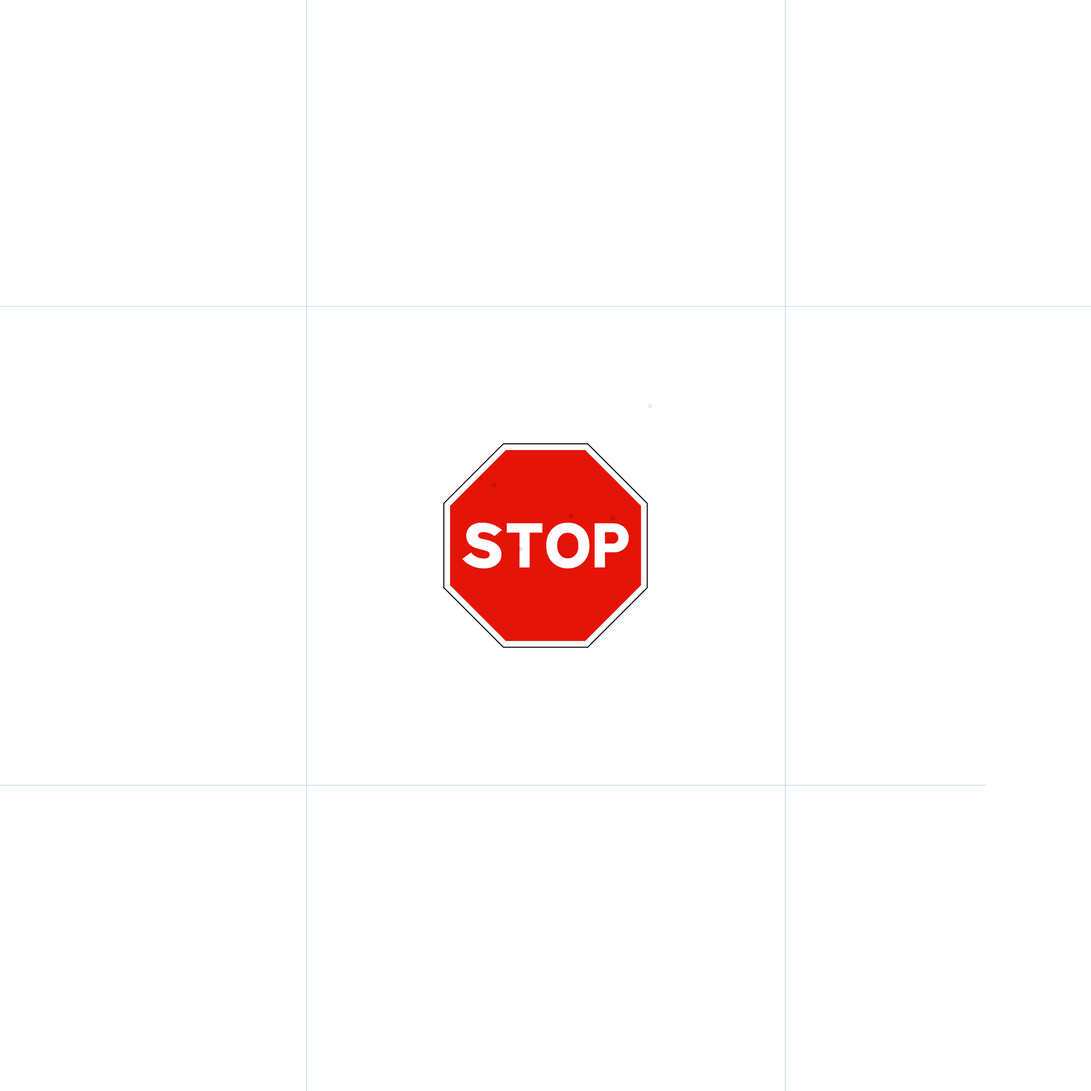
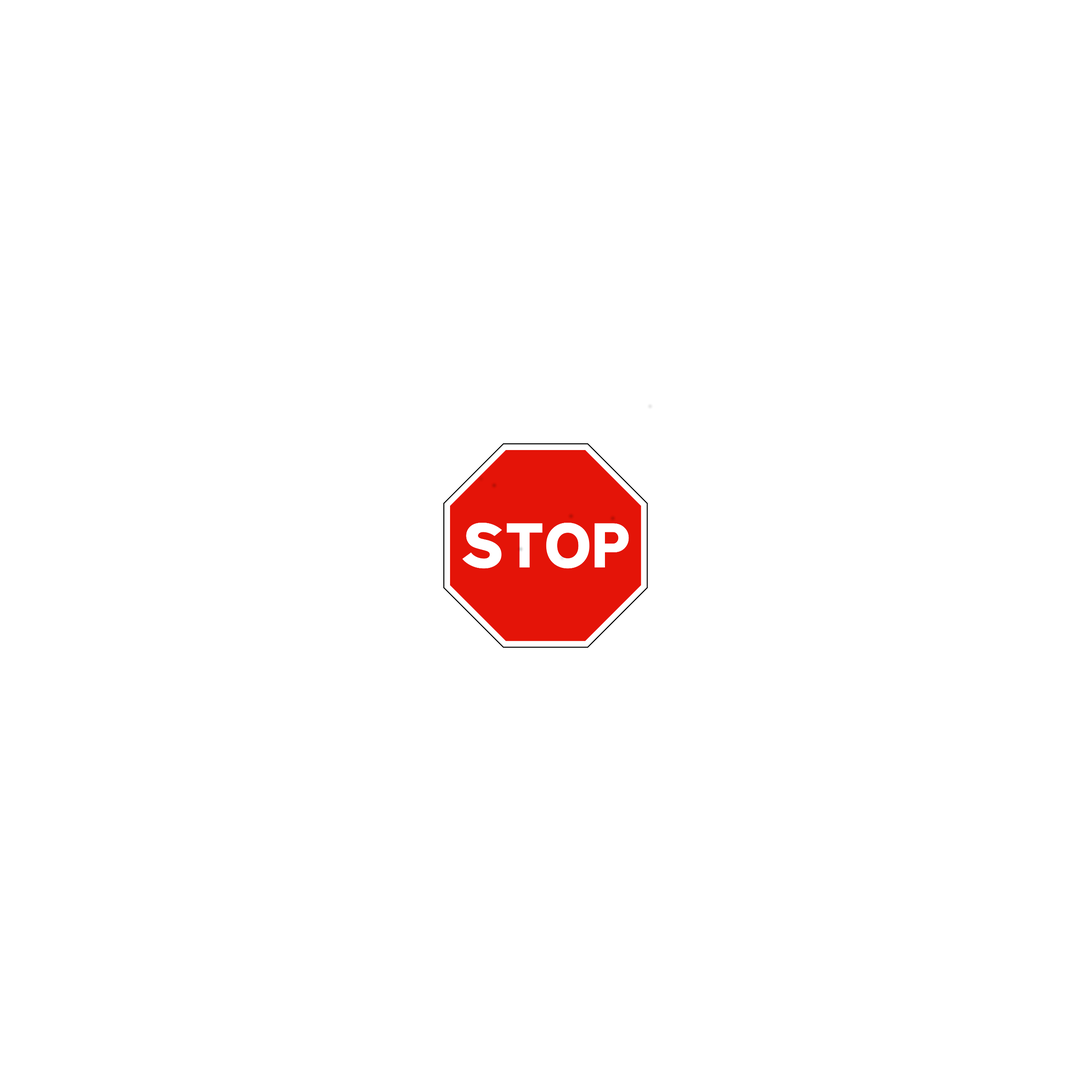
Layer changes from the first 1091 × 1091 image to the second:
"splash.psd": opacity 60% → 100%, painted on it over <box>0,0,1091,1091</box>
